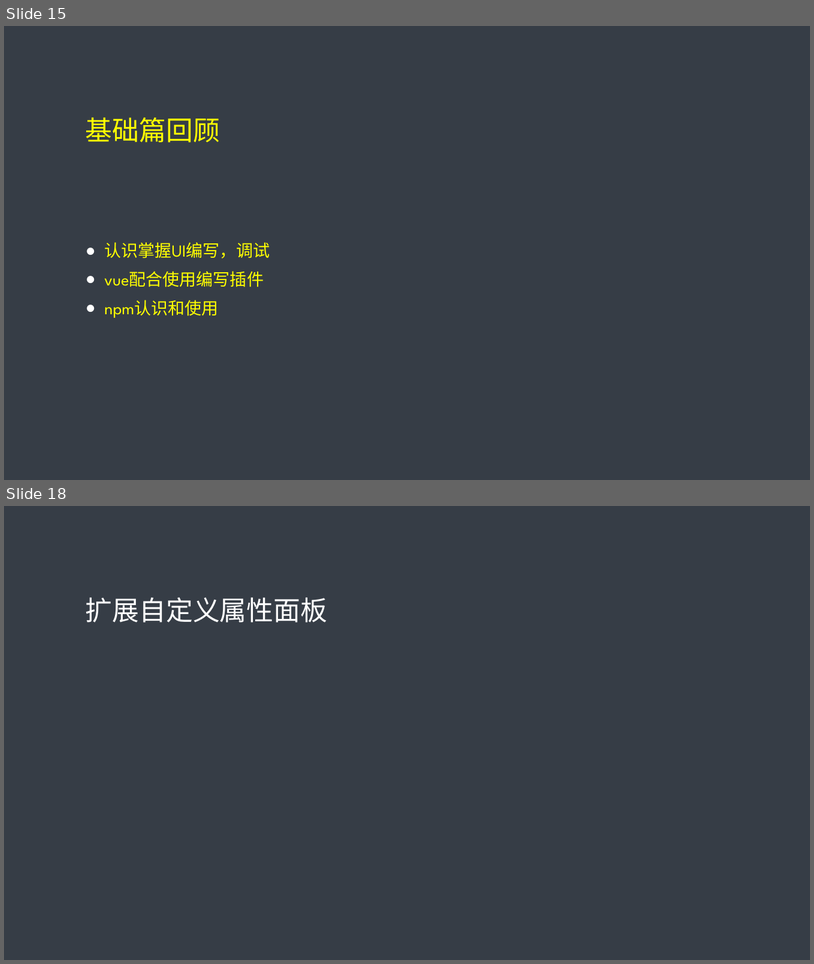
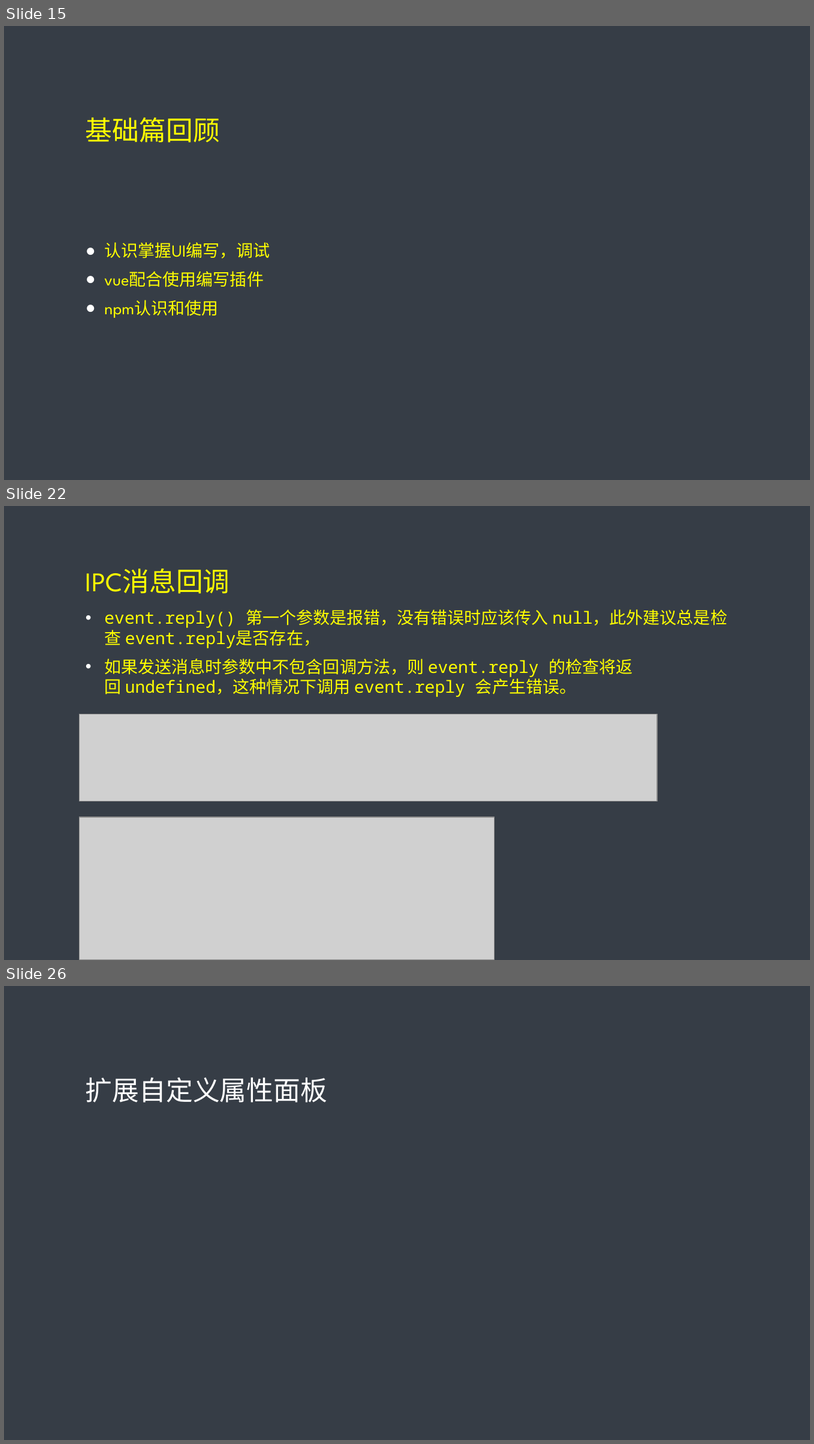
Before and after one commit to tidys/cc-plugin-train, a slide deck: 插件课程文档/插件网络课程.pptx. Shown one above the other, each under a label of ours: slides 15 and 18 before the commit, slides 15, 22 and 26 after it; the slides between them are not shown. The pictures are 814x964 and 814x1444 pixels, drawn with LibreOffice and Linux fonts; fonts in the diff are those of the drawing; grey boxes stand for pictures. Boxes give left, top, right and bottom in pixels: in the first picture for what was removed or moved away, otherwise in the second. Text is boxed around its words. In the diff, an @@ line names an element or a change of style, - is before the commit and + after.

```diff
--- a/插件课程文档/插件网络课程.pptx
+++ b/插件课程文档/插件网络课程.pptx
@@ slide 22 added at <box>4,506,810,960</box>, background #363D46 @@
@@ title added at <box>86,568,230,594</box>, 32 pt, text #FFFF00 @@
+IPC消息回调
@@ text added at <box>104,609,728,697</box>, 20 pt, text #FFFF00 @@
+• event.reply() 第一个参数是报错，没有错误时应该传入 null，此外建议总是检查 event.reply是否存在，
+• 如果发送消息时参数中不包含回调方法，则 event.reply 的检查将返回 undefined，这种情况下调用 event.reply 会产生错误。
@@ picture added at <box>80,714,658,801</box> @@
@@ picture added at <box>80,817,495,960</box> @@
@@ what was slide 18 is now slide 26 @@
```
Also in this commit, not shown: 2 slides changed, 7 other slides added, 2 slides removed, 12 other files.
